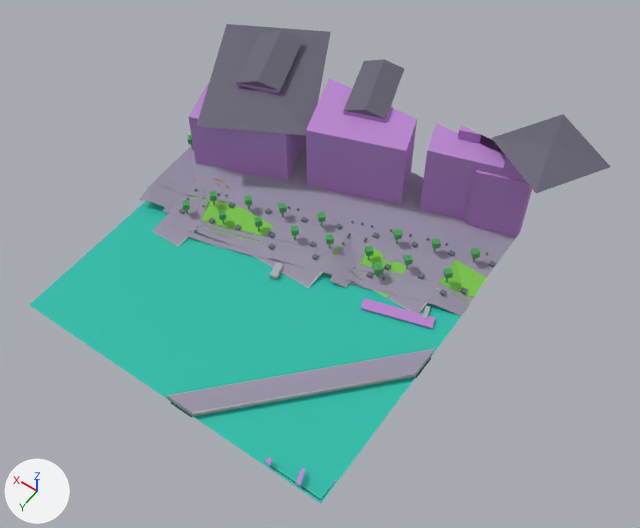
The glTF model public/maps/melbourne/chunks/2_-14.glb, before and after one commit.
The view is the same before and after, from a 50 mm camera at (174.6, 1769.7, 242.7) aimed at (280.0, 1622.1, 10.7). The lights are fixed; the arrows at lower left show +X, +Y and +Z. The first picture is the older version. Where no turn or scale is listed for an object, it has been applied to the vertices. Vertices at exactly the same position are counted once.

Objects in the first picture: 'compiled-chunk'.
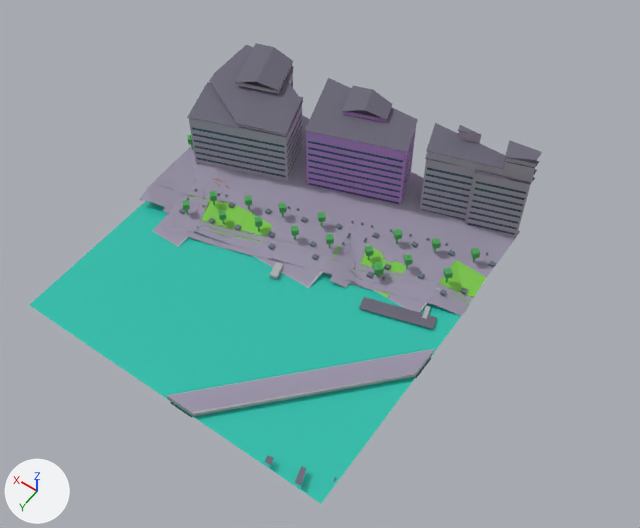
Where the newer file only moved an object's origin or applied its transform, the numbers keep the older frame.

Scene script edits in JSON lines:
```json
{"op": "add", "block": "mat_window", "code": ["mat_window = principled_material('window')", "mat_window.base_color = (0.035, 0.105, 0.16)  # dark blue #355b6f", "mat_window.metallic = 0.38", "mat_window.roughness = 0.24"]}
{"op": "add", "block": "mat_commercial_stone", "code": ["mat_commercial_stone = principled_material('commercial-stone')", "mat_commercial_stone.base_color = (0.43, 0.38, 0.45)  # grey #afa6b3", "mat_commercial_stone.roughness = 0.86"]}
{"block": "me_mesh_0", "where": "# used by ob_compiled_chunk; location = (291.4, 1613.2, 21.5)"}
{"op": "remove", "block": "me_mesh_0", "code": "me_mesh_0.from_pydata(...)  # 3999 vertices, 6102 faces; spans x -77.0..77.0, y -73.0..73.0, z -23.0..23.0"}
{"op": "add", "block": "me_mesh_0", "code": "me_mesh_0.from_pydata(...)  # 4483 vertices, 6319 faces; spans x -57.0..64.0, y -47.0..73.0, z -23.0..22.0"}
{"block": "me_mesh_0", "change": "me_mesh_0 part 1: 35 vertices moved within x -54.0..63.0, y -47.0..22.0, z -21.0..9.0; 40 vertices removed from x -77.0..77.0, y -73.0..15.0, z -21.0..23.0; 504 vertices added at x -57.0..63.0, y -47.0..14.0, z -21.0..22.0"}
{"block": "me_mesh_0", "change": "me_mesh_0 part 2: 4 vertices moved within x -50.0..-39.0, y 73.0, z -19.0; 2 vertices removed from x -57.0, y 73.0, z -19.0; 22 vertices added at x -57.0..-37.0, y 65.0..73.0, z -19.0"}
{"block": "me_mesh_0", "change": "me_mesh_0 part 3: 69 faces spanning x -57.0..63.0, y -47.0..10.0, z -21.0..20.0 switch from mat_commercial (purple #b985cf) to mat_commercial_stone (grey #afa6b3)"}
{"op": "add", "block": "me_mesh_0", "code": "me_mesh_0.materials.append(mat_window)  # dark blue #355b6f"}
```

Pixel boxes [x1, y1, x2, y2] of what changed, in the pictures (640 x 528 px):
```json
{"object": "compiled-chunk", "change": "reshaped", "before": [30, 24, 611, 504], "after": [30, 43, 542, 504], "on screen": "12% narrower"}
{"part": 1, "of": "me_mesh_0", "change": "cut back", "before": [162, 24, 611, 313], "after": [160, 43, 542, 329]}
{"part": 2, "of": "me_mesh_0", "change": "reshaped", "before": [266, 459, 336, 500], "after": [265, 456, 337, 486]}
{"part": 3, "of": "me_mesh_0", "change": "recoloured", "before": [189, 65, 530, 329], "after": [189, 65, 533, 237]}
```
